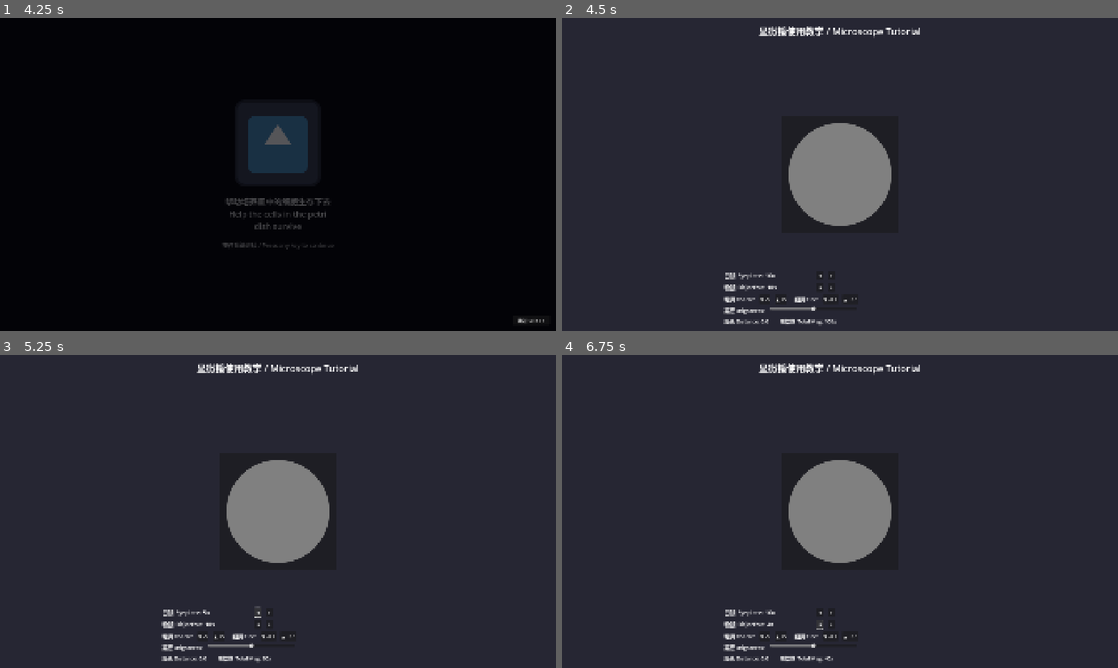
Above: before the commit, frames 1-4 (two rows, left to right).
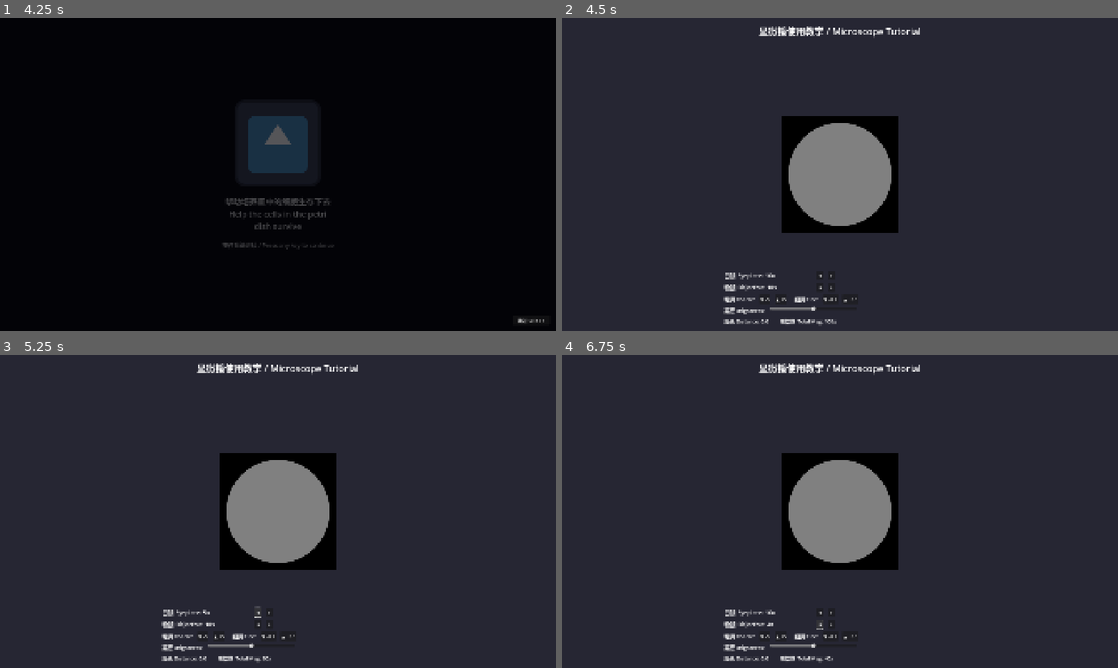
Above: after the commit, the same moments.

Repository: liup215/UnchartedLife
Game: Godot game, scene res://ui/main_menu/main_menu.tscn
Two runs of this game, one before a commit and one after it. Both use one fixed random seed, a clock stepped at 60 frames per second and the inputs below. The engine's default icon, where the game draws it, is replaced by a stand-in: a white triangle on a blue panel in a dark square.
Inputs (mouse positions are in pixels of both pictures, inside the frame that each line leads up to):
- Up to frame 1 (4.25 s): click "New Game" at 0.5 s; click (278, 115) at 1.27 s; type "12" at 1.35 s; click "Normal" at 2 s; click "Normal" at 2.75 s; click "Start Game" at 3.5 s
- Up to frame 2 (4.5 s): click "跳过 Skip >>" at 4.25 s
- Up to frame 3 (5.25 s): click "◄" at 5 s
- Up to frame 4 (6.75 s): click "►" at 5.75 s; click "◄" at 6.5 s

Frame 1 is identical in both runs. In frame 2, 3.0% of the frame differs, in the area x 39-61%, y 31-69%; in frame 3, 3.0%; in frame 4, 3.0%.

Commit message:
fix: separate brightness from focus, maintain circular view for sample image
Co-authored-by: liup215 <20367844+liup215@users.noreply.github.com>

Diff:
--- a/scenes/story/prologue/prologue_scene_01.gd
+++ b/scenes/story/prologue/prologue_scene_01.gd
@@ -162,20 +162,20 @@
 	if blur_overlay:
 		blur_overlay.modulate.a = 1.0 - focus_quality
 
-	# Update view content visibility based on focus
-	if view_content:
-		view_content.modulate.a = focus_quality
-
-	# Update brightness - allow going beyond 1.0 to achieve full white
+	# Update background brightness independently (ViewContent acts as backlight)
 	# Brightness range: 0.0 (black) to 2.0 (pure white, overexposed)
 	if view_content:
 		var brightness_multiplier = current_brightness * 2.0  # Scale to 0-2 range
 		view_content.modulate = Color(
-			focus_quality * brightness_multiplier,
-			focus_quality * brightness_multiplier,
-			focus_quality * brightness_multiplier,
-			focus_quality
+			brightness_multiplier,
+			brightness_multiplier,
+			brightness_multiplier,
+			1.0  # Keep alpha at 1.0 for consistent backlight
 		)
+
+	# Update sample image visibility based on focus only
+	if sample_image:
+		sample_image.modulate.a = focus_quality
 
 	# Check if properly focused
 	is_focused = distance_from_target <= FOCUS_TOLERANCE
--- a/scenes/story/prologue/prologue_scene_01.tscn
+++ b/scenes/story/prologue/prologue_scene_01.tscn
@@ -16,6 +16,21 @@
 
 [sub_resource type="ShaderMaterial" id="ShaderMaterial_circle_mask"]
 shader = SubResource("Shader_circle_mask")
+
+[sub_resource type="Shader" id="Shader_circle_frame"]
+code = "shader_type canvas_item;
+
+void fragment() {
+	vec2 center = vec2(0.5, 0.5);
+	float dist = distance(UV, center);
+	float radius = 0.45;
+	// Invert the mask - show black outside the circle
+	float alpha = smoothstep(radius - 0.01, radius, dist);
+	COLOR.a = alpha;
+}"
+
+[sub_resource type="ShaderMaterial" id="ShaderMaterial_circle_frame"]
+shader = SubResource("Shader_circle_frame")
 
 [node name="PrologueScene01" type="Control"]
 layout_mode = 3
@@ -95,6 +110,16 @@
 grow_horizontal = 2
 grow_vertical = 2
 color = Color(0.5, 0.5, 0.5, 1)
+
+[node name="CircleFrame" type="ColorRect" parent="CenterContainer/MicroscopeView"]
+material = SubResource("ShaderMaterial_circle_frame")
+layout_mode = 1
+anchors_preset = 15
+anchor_right = 1.0
+anchor_bottom = 1.0
+grow_horizontal = 2
+grow_vertical = 2
+color = Color(0, 0, 0, 1)
 
 [node name="ControlPanel" type="VBoxContainer" parent="."]
 layout_mode = 1
Not shown: 2 places in scenes/story/prologue/prologue_scene_01.tscn that only renumber resources
